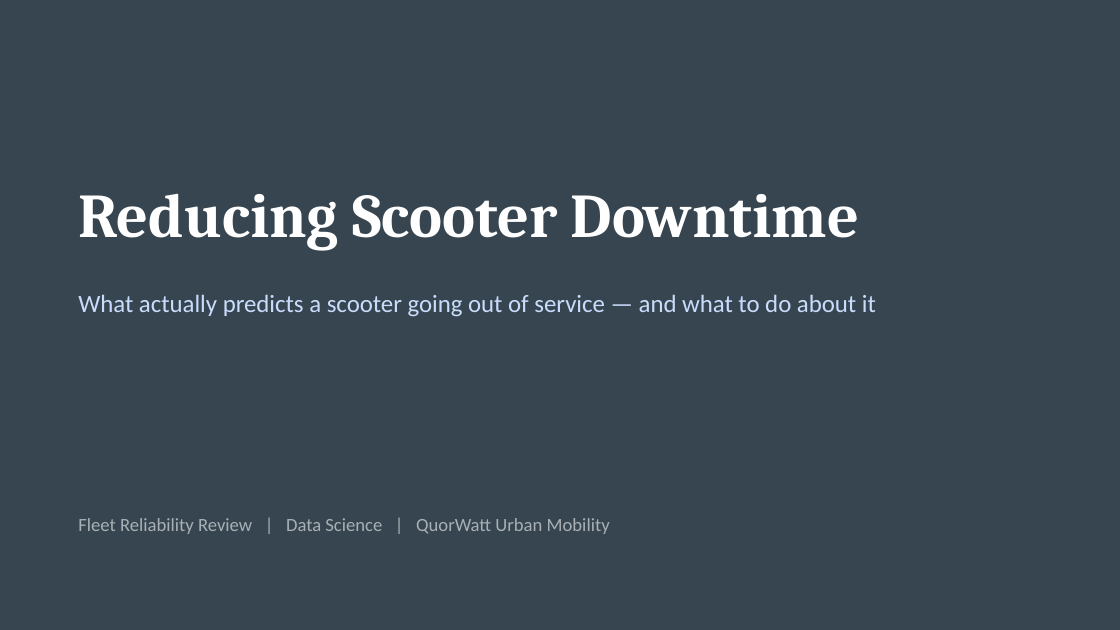
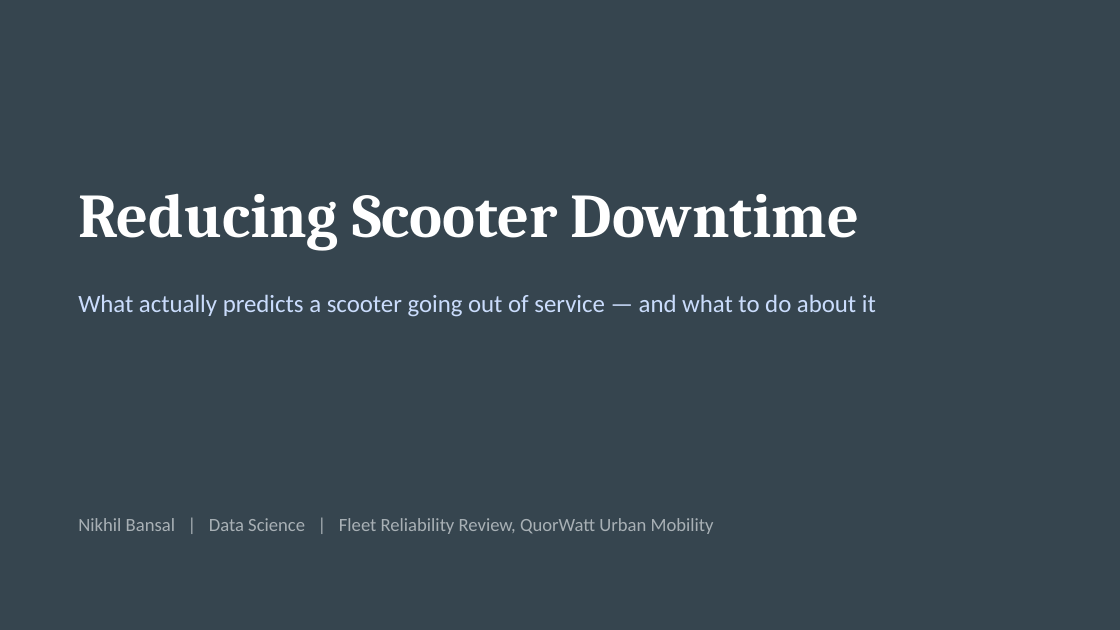
Before and after one commit to nikhilbansal034/pythontutedude, a slide deck: slide 1 of scooter_reliability_presentation.pptx. Drawn at 1120x630 pixels with LibreOffice and Linux fonts; fonts in the diff are those of the drawing. Boxes give left, top, right and bottom in pixels: in the first picture for what was removed or moved away, otherwise in the second. Text is boxed around its words. In the diff, an @@ line names an element or a change of style, - is before the commit and + after.

```diff
--- a/scooter_reliability_presentation.pptx
+++ b/scooter_reliability_presentation.pptx
@@ text at [78,518,714,534]: text changed @@
-Fleet Reliability Review | Data Science | QuorWatt Urban Mobility
+Nikhil Bansal | Data Science | Fleet Reliability Review, QuorWatt Urban Mobility
```
Also in this commit, not shown: 1 other file.
